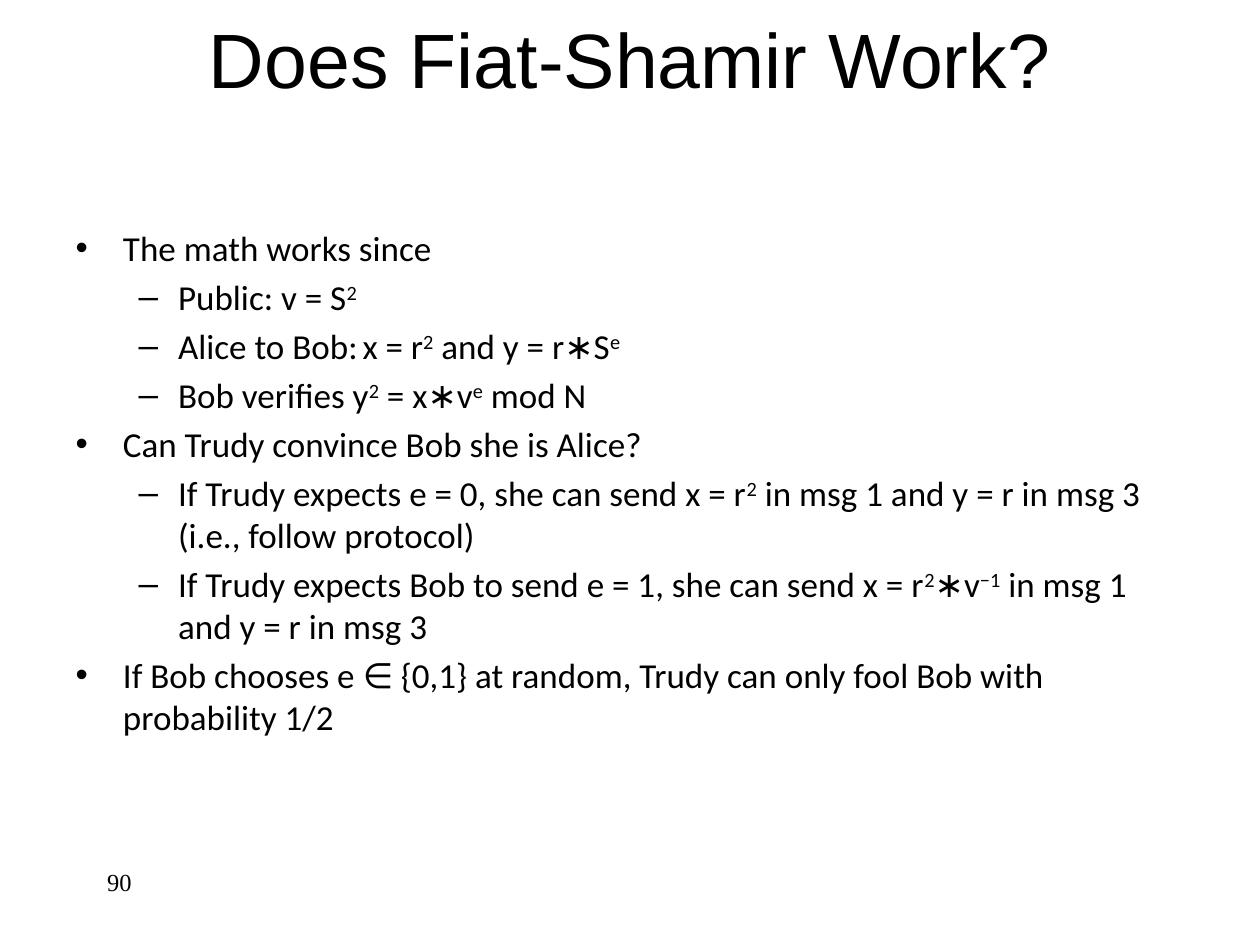
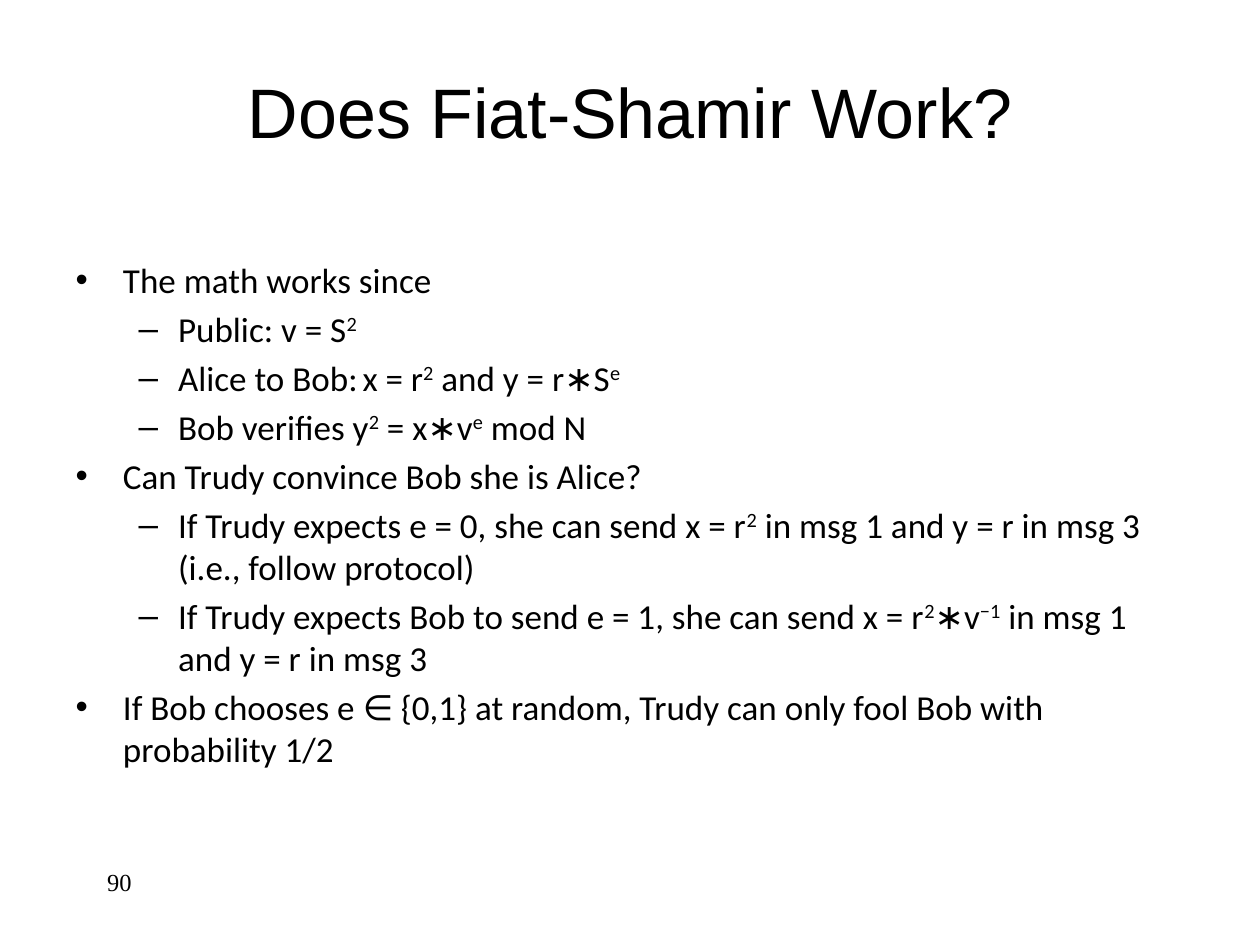
Before and after one commit to jlmucb/class_notes, a slide deck: slide 90 of BerkeleyClass/CS290Spring2013/Lectures/Cryptoclass9.pptx. Drawn at 1260x945 pixels with LibreOffice and Linux fonts; fonts in the diff are those of the drawing. Boxes give left, top, right and bottom in pixels: in the first picture for what was removed or moved away, otherwise in the second. Text is boxed around its words. In the diff, an @@ line names an element or a change of style, - is before the commit and + after.

```diff
--- a/BerkeleyClass/CS290Spring2013/Lectures/Cryptoclass9.pptx
+++ b/BerkeleyClass/CS290Spring2013/Lectures/Cryptoclass9.pptx
@@ title "Does Fiat-Shamir Work?": place and size @@
-title "Does Fiat-Shamir Work?" at <box>209,32,1050,89</box>
+title "Does Fiat-Shamir Work?" at <box>248,87,1012,139</box>
@@ title "Does Fiat-Shamir Work?" at <box>248,87,1012,139</box>: size 44 to 40 pt @@
@@ text "The math works since": place and size @@
-text "The math works since" at <box>123,236,1140,736</box>
+text "The math works since" at <box>123,268,1140,768</box>
```
Also in this commit, not shown: 86 other slides changed, 1 other file.
